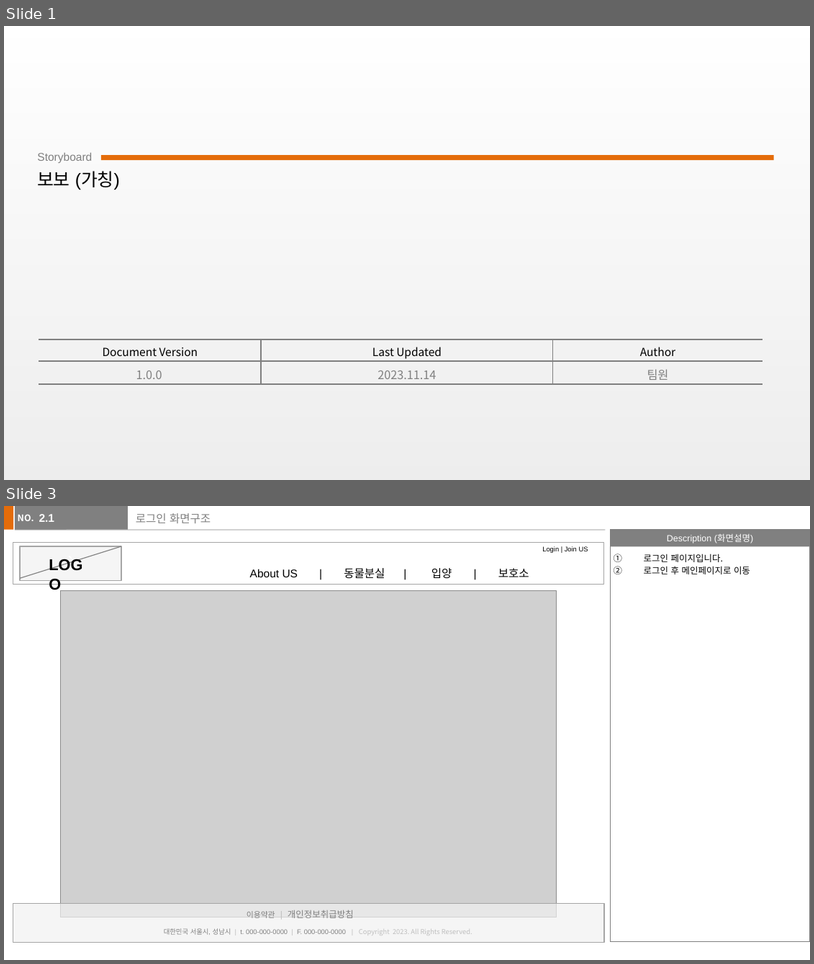
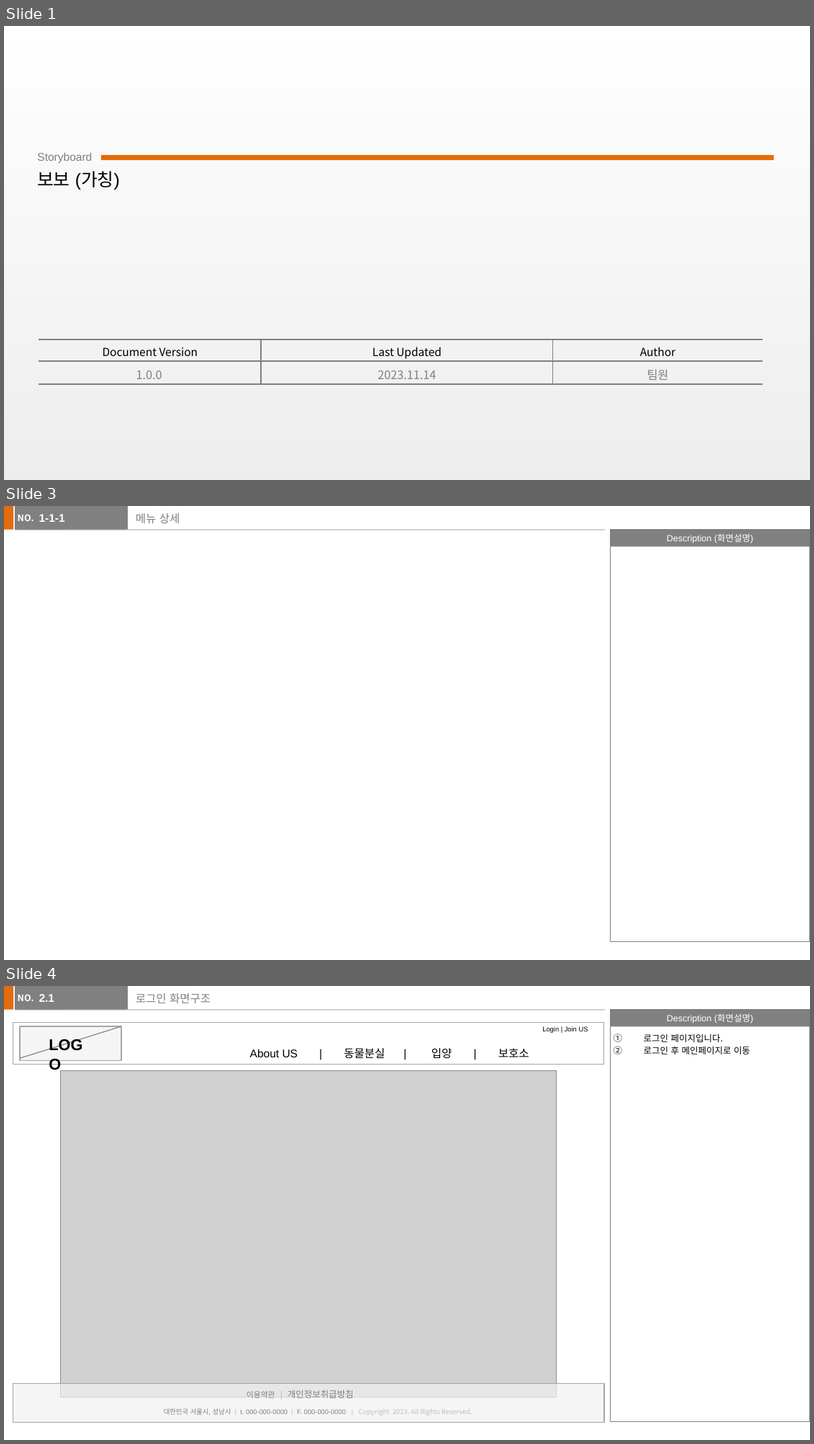
Before and after one commit to jaemikim/Notes, a slide deck: 기획문서/보보 (가칭)_v1.pptx. Shown one above the other, each under a label of ours: slides 1 and 3 before the commit, slides 1, 3 and 4 after it; the slides between them are not shown. The pictures are 814x964 and 814x1444 pixels, drawn with LibreOffice and Linux fonts; fonts in the diff are those of the drawing; grey boxes stand for pictures. Boxes give left, top, right and bottom in pixels: in the first picture for what was removed or moved away, otherwise in the second. Text is boxed around its words. In the diff, an @@ line names an element or a change of style, - is before the commit and + after.

```diff
--- a/기획문서/보보 (가칭)_v1.pptx
+++ b/기획문서/보보 (가칭)_v1.pptx
@@ slide 3 added at <box>4,506,810,960</box>, background #FFFFFF; not listed: 6 template elements that a slide beside it also shows @@
@@ text added at <box>39,514,65,522</box>, 10 pt, text #FFFFFF, bold @@
+1-1-1
@@ title added at <box>136,513,180,523</box>, 10 pt, text #808080 @@
+메뉴 상세
@@ what was slide 3 is now slide 4 @@
```
Also in this commit, not shown: 3 slides changed, 1 other slide added, 4 other files.
